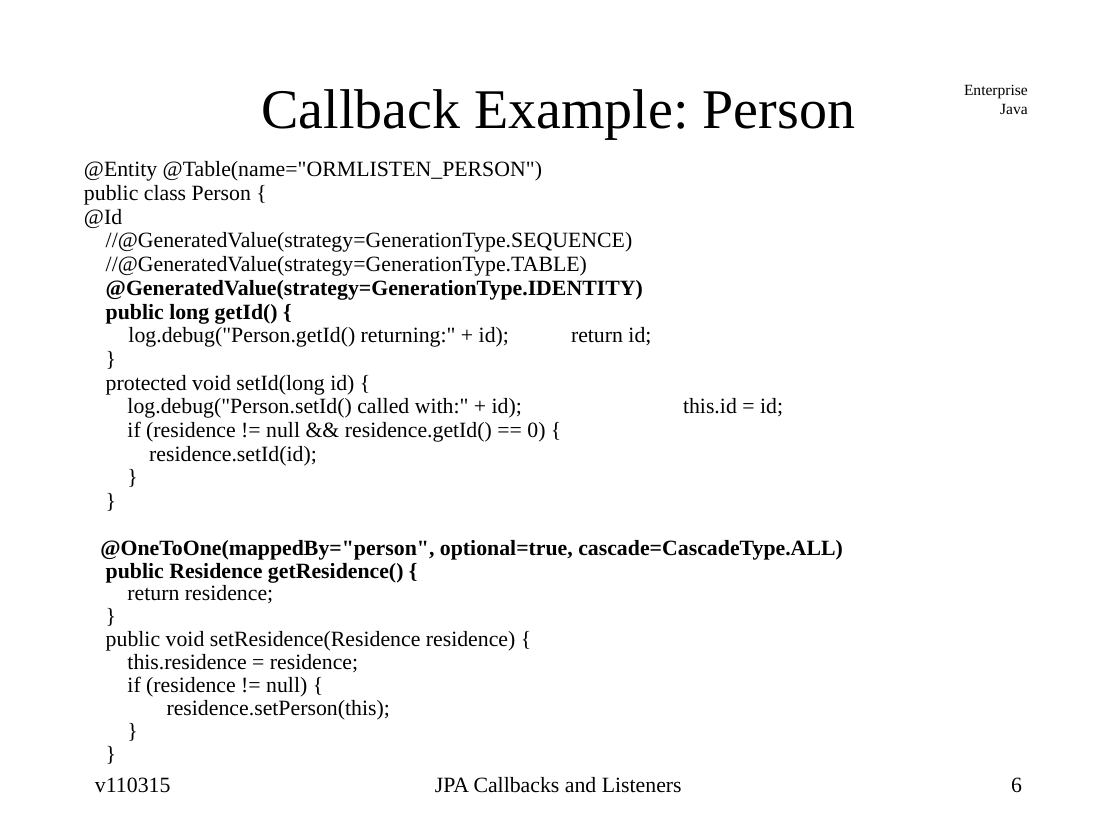
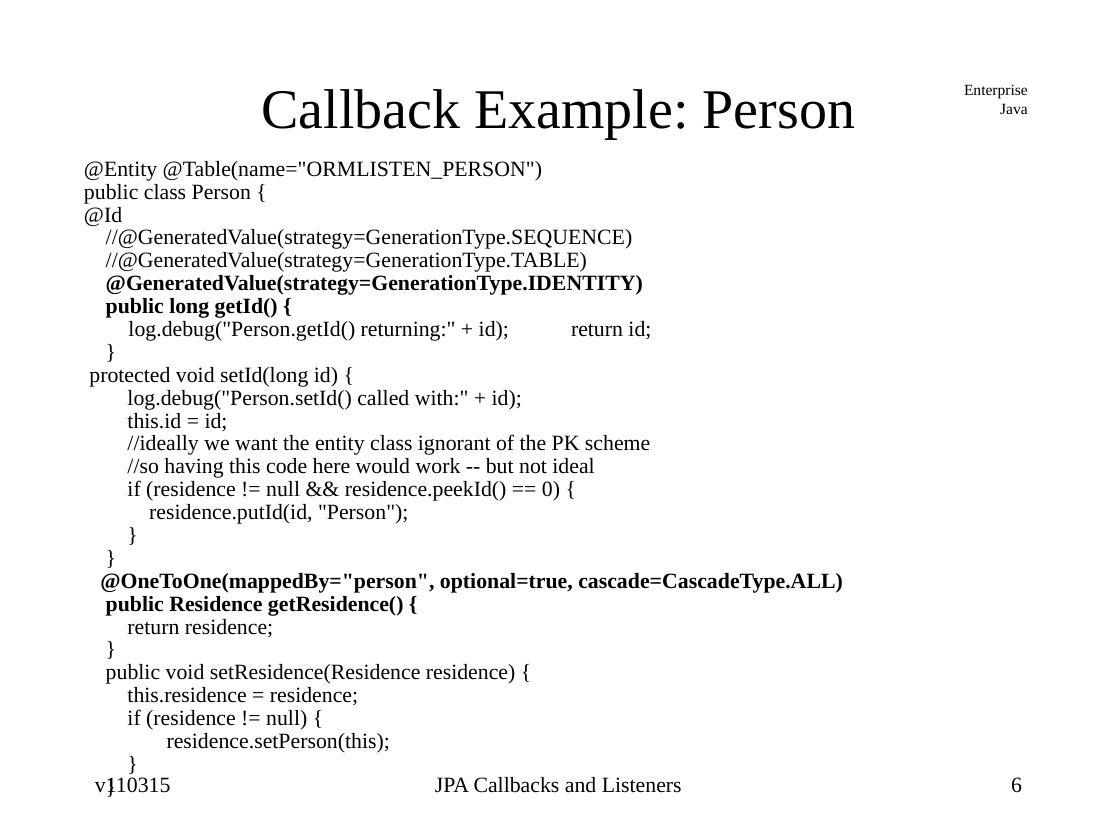
Before and after one commit to jcstaff/ejava-javaee, a slide deck: slide 6 of ormListeners/src/site/resources/lectures/ormListeners.ppt. Drawn at 1120x840 pixels with LibreOffice and Linux fonts; fonts in the diff are those of the drawing. Boxes give left, top, right and bottom in pixels: in the first picture for what was removed or moved away, otherwise in the second. Text is boxed around its words. In the diff, an @@ line names an element or a change of style, - is before the commit and + after.

```diff
--- a/ormListeners/src/site/resources/lectures/ormListeners.ppt
+++ b/ormListeners/src/site/resources/lectures/ormListeners.ppt
@@ text at (x1=84, y1=161, x2=651, y2=387): line spacing 0.43 to 0.4 @@
@@ text at (x1=127, y1=390, x2=650, y2=524): text changed @@
-log.debug("Person.setId() called with:" + id); this.id = id;
-if (residence != null && residence.getId() == 0) {
-residence.setId(id);
+log.debug("Person.setId() called with:" + id);
+this.id = id;
+//ideally we want the entity class ignorant of the PK scheme
+//so having this code here would work -- but not ideal
+if (residence != null && residence.peekId() == 0) {
+residence.putId(id, "Person");
```
Also in this commit, not shown: 2 other slides changed, 47 other files.
